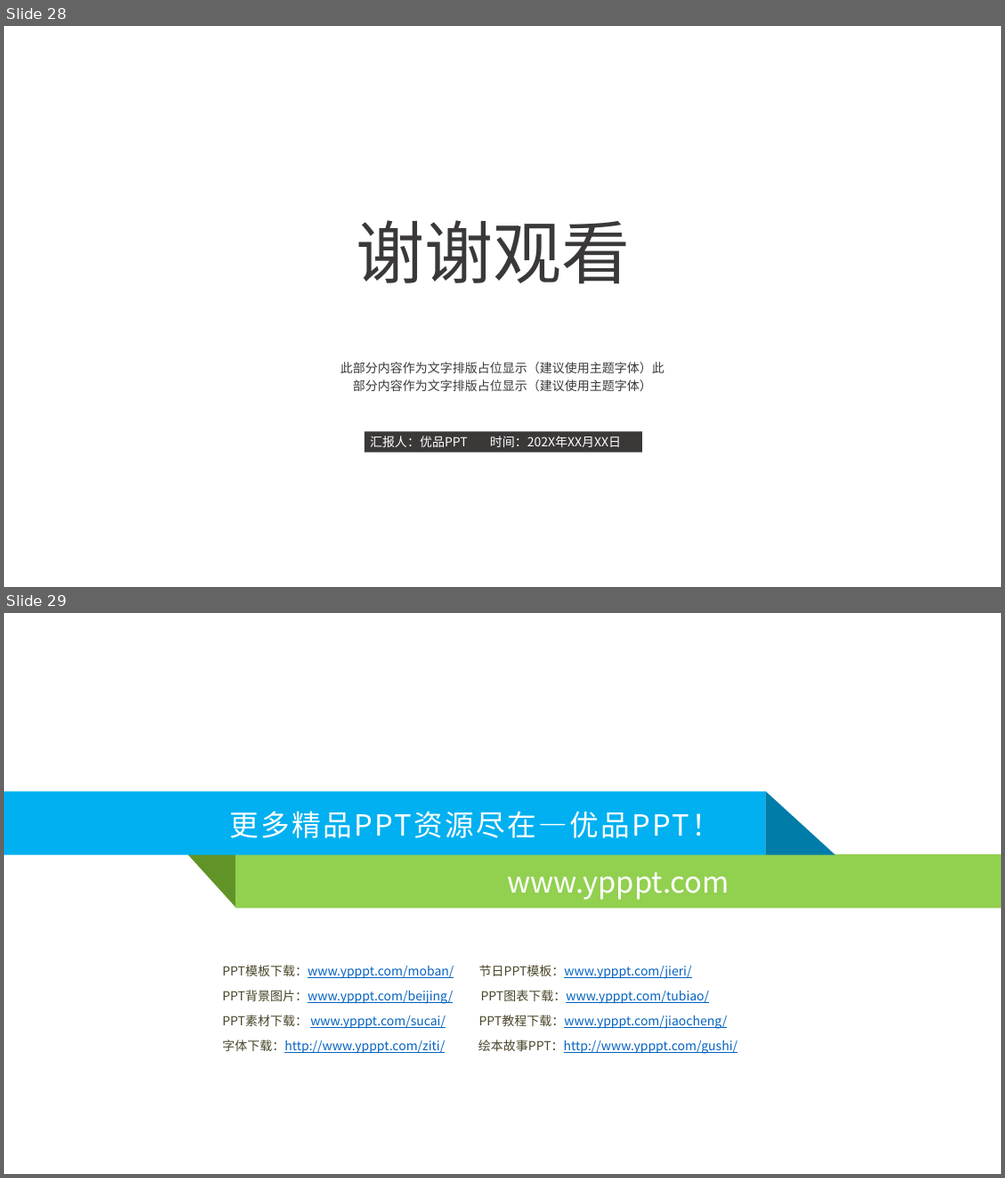
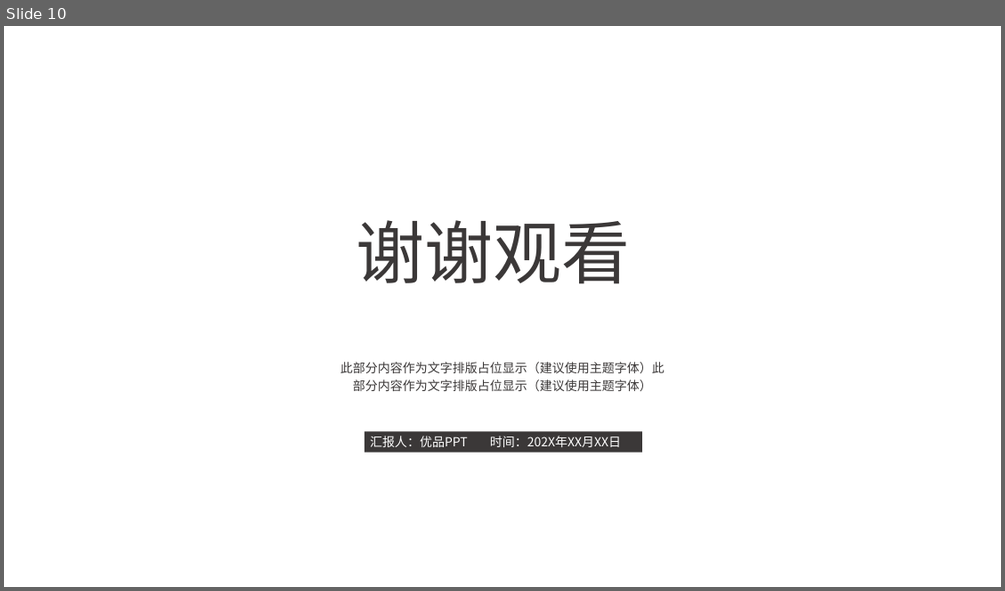
Before and after one commit to xuecat/IngestTask, a slide deck: ingesttask.pptx. Shown one above the other, each under a label of ours: slides 28 and 29 before the commit, slide 10 after it. The pictures are 1005x1178 and 1005x591 pixels, drawn with LibreOffice and Linux fonts; fonts in the diff are those of the drawing; background and template pictures are left out. Boxes give left, top, right and bottom in pixels: in the first picture for what was removed or moved away, otherwise in the second. Text is boxed around its words. In the diff, an @@ line names an element or a change of style, - is before the commit and + after.

```diff
--- a/ingesttask.pptx
+++ b/ingesttask.pptx
@@ slide 29 removed at (x1=4, y1=613, x2=1001, y2=1174), background #FFFFFF @@
@@ rectangle removed at (x1=4, y1=792, x2=765, y2=855) @@
-更多精品PPT资源尽在—优品PPT！
@@ right triangle removed at (x1=765, y1=791, x2=834, y2=854) @@
@@ freeform shape removed at (x1=187, y1=854, x2=235, y2=908) @@
@@ rectangle removed at (x1=235, y1=854, x2=1001, y2=908) @@
-www.ypppt.com
@@ text removed at (x1=222, y1=965, x2=737, y2=1054) @@
-PPT模板下载：www.ypppt.com/moban/ 节日PPT模板：www.ypppt.com/jieri/
-PPT背景图片：www.ypppt.com/beijing/ PPT图表下载：www.ypppt.com/tubiao/
-PPT素材下载： www.ypppt.com/sucai/ PPT教程下载：www.ypppt.com/jiaocheng/
-字体下载：http://www.ypppt.com/ziti/ 绘本故事PPT：http://www.ypppt.com/gushi/
@@ what was slide 28 is now slide 10 @@
```
Also in this commit, not shown: 6 slides changed, 1 slide added.
